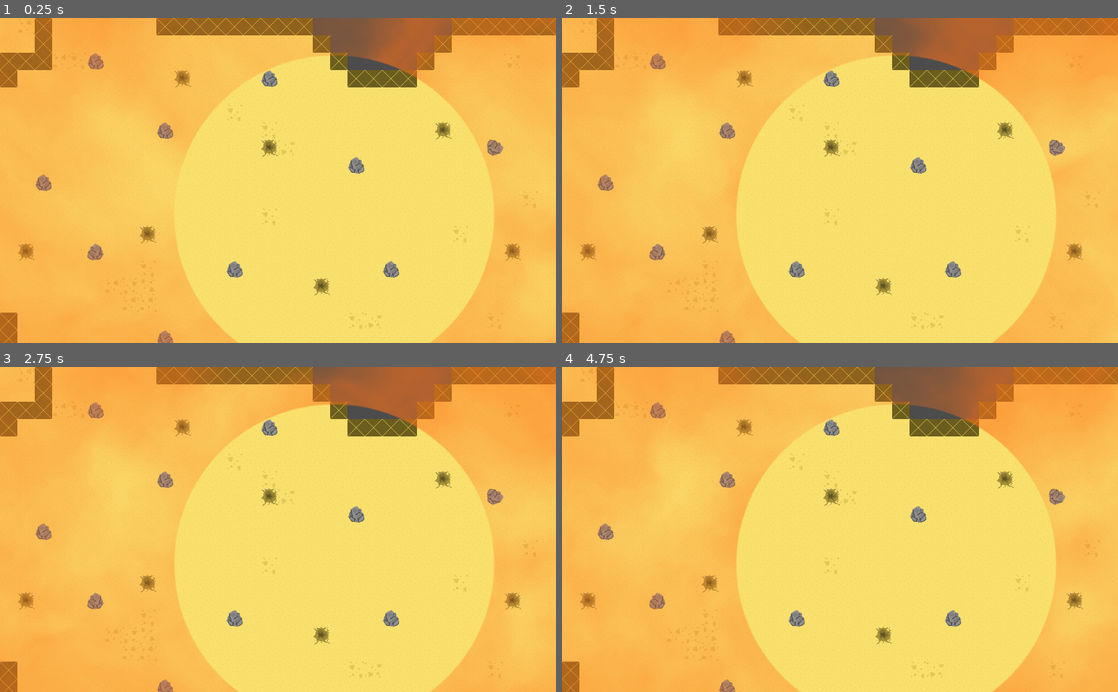
Above: before the commit, frames 1-4 (two rows, left to right).
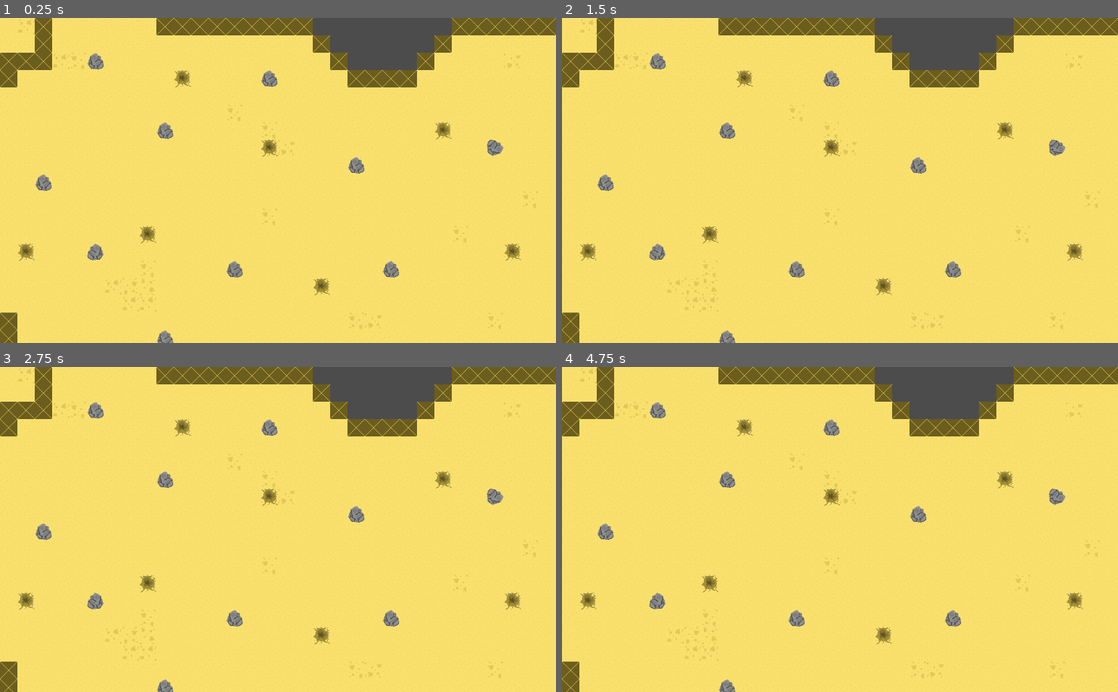
Above: after the commit, the same moments.

Repository: stranker/HellCommander
Game: Godot game, scene res://Scenes/GameScene.tscn
The game is run twice, just before and just after one commit, with the same random seed, the same clock (stepped at 60 frames per second) and the same inputs. This scene is started directly instead of the project's main scene.
Inputs (mouse positions are in pixels of both pictures, inside the frame that each line leads up to):
- Up to frame 1 (0.25 s): no input
- Up to frame 2 (1.5 s): tap Enter at 0.5 s; move the mouse to (962, 164) at 0.52 s; tap Z at 0.6 s; click (962, 164) at 0.67 s; drag from (728, 196) to (650, 138) at 1.27 s
- Up to frame 3 (2.75 s): move the mouse to (333, 458) at 2.02 s; tap Z at 2.1 s; click (333, 458) at 2.17 s
- Up to frame 4 (4.75 s): drag from (812, 594) to (673, 480) at 2.77 s; move the mouse to (1006, 578) at 3.52 s; tap Z at 3.6 s; click (1006, 578) at 3.67 s; drag from (673, 480) to (895, 562) at 4.27 s

The runs differ from the first frame. In frame 1, 49% of the frame differs, in the area x 0-100%, y 0-100%; in frame 2, 51%; in frame 3, 51%; in frame 4, 52%.

Commit message:
Add pop up damage on hit

Diff:
--- a/Object/AreaCircle.tscn
+++ b/Object/AreaCircle.tscn
@@ -76,14 +76,15 @@
 shader_param/mask_texture = ExtResource( 2 )
 
 [sub_resource type="CircleShape2D" id=4]
-radius = 500.0
+radius = 1000.0
 
 [node name="AreaCircle" type="Area2D"]
 script = SubResource( 1 )
+circle_radius = 1000.0
 
 [node name="OuterCircle" type="Sprite" parent="."]
 material = SubResource( 3 )
-scale = Vector2( 2, 2 )
+scale = Vector2( 4, 4 )
 texture = ExtResource( 2 )
 
 [node name="CollisionShape2D" type="CollisionShape2D" parent="."]
--- /dev/null
+++ b/Object/Effect/PopUpDamage.tscn
@@ -0,0 +1,72 @@
+[gd_scene load_steps=3 format=2]
+
+[sub_resource type="GDScript" id=2]
+script/source = "extends Position2D
+
+func set_damage(val):
+	$Text.text = str(val)
+	pass"
+
+[sub_resource type="Animation" id=1]
+resource_name = "Appear"
+length = 1.1
+tracks/0/type = "value"
+tracks/0/path = NodePath("Text:rect_position")
+tracks/0/interp = 1
+tracks/0/loop_wrap = true
+tracks/0/imported = false
+tracks/0/enabled = true
+tracks/0/keys = {
+"times": PoolRealArray( 0, 0.2, 1 ),
+"transitions": PoolRealArray( 1, 1, 1 ),
+"update": 0,
+"values": [ Vector2( -15, -10 ), Vector2( -15, -29.632 ), Vector2( -15, 9.816 ) ]
+}
+tracks/1/type = "value"
+tracks/1/path = NodePath("Text:self_modulate")
+tracks/1/interp = 1
+tracks/1/loop_wrap = true
+tracks/1/imported = false
+tracks/1/enabled = true
+tracks/1/keys = {
+"times": PoolRealArray( 0, 0.5, 1 ),
+"transitions": PoolRealArray( 1, 1, 1 ),
+"update": 0,
+"values": [ Color( 1, 1, 1, 1 ), Color( 1, 1, 1, 1 ), Color( 1, 1, 1, 0 ) ]
+}
+tracks/2/type = "method"
+tracks/2/path = NodePath(".")
+tracks/2/interp = 1
+tracks/2/loop_wrap = true
+tracks/2/imported = false
+tracks/2/enabled = true
+tracks/2/keys = {
+"times": PoolRealArray( 1.1 ),
+"transitions": PoolRealArray( 1 ),
+"values": [ {
+"args": [  ],
+"method": "queue_free"
+} ]
+}
+
+[node name="PopUpDamage" type="Position2D"]
+script = SubResource( 2 )
+
+[node name="Text" type="Label" parent="."]
+self_modulate = Color( 1, 1, 1, 0 )
+anchor_right = 1.0
+anchor_bottom = 1.0
+margin_left = -15.0
+margin_top = 9.816
+margin_right = 17.0
+margin_bottom = 29.816
+rect_pivot_offset = Vector2( 15.266, 9.46461 )
+custom_colors/font_color_shadow = Color( 0, 0, 0, 1 )
+custom_constants/shadow_as_outline = 1
+text = "999"
+align = 1
+valign = 1
+
+[node name="AnimationPlayer" type="AnimationPlayer" parent="."]
+autoplay = "Appear"
+anims/Appear = SubResource( 1 )
--- a/Object/PlayerTank.tscn
+++ b/Object/PlayerTank.tscn
@@ -1,13 +1,14 @@
-[gd_scene load_steps=53 format=2]
+[gd_scene load_steps=54 format=2]
 
 [ext_resource path="res://Object/Proyectile.tscn" type="PackedScene" id=1]
-[ext_resource path="res://Sprites/Heal.png" type="Texture" id=2]
-[ext_resource path="res://Sprites/Particle.png" type="Texture" id=3]
-[ext_resource path="res://Sprites/PlayerTank.png" type="Texture" id=4]
-[ext_resource path="res://Sprites/TankTurret.png" type="Texture" id=5]
-[ext_resource path="res://UI/Display.tscn" type="PackedScene" id=6]
-[ext_resource path="res://Object/CameraShake.tscn" type="PackedScene" id=7]
-[ext_resource path="res://Sprites/Explosion.png" type="Texture" id=8]
+[ext_resource path="res://Object/Effect/PopUpDamage.tscn" type="PackedScene" id=2]
+[ext_resource path="res://Sprites/Heal.png" type="Texture" id=3]
+[ext_resource path="res://Sprites/Particle.png" type="Texture" id=4]
+[ext_resource path="res://Sprites/PlayerTank.png" type="Texture" id=5]
+[ext_resource path="res://Sprites/TankTurret.png" type="Texture" id=6]
+[ext_resource path="res://UI/Display.tscn" type="PackedScene" id=7]
+[ext_resource path="res://Object/CameraShake.tscn" type="PackedScene" id=8]
+[ext_resource path="res://Sprites/Explosion.png" type="Texture" id=9]
 
 [sub_resource type="GDScript" id=1]
 resource_name = "PlayerTank.gd"
@@ -21,6 +22,7 @@
 export var tankDamage = 1
 export var rotationSpeed = 1.5
 export (PackedScene) var proyectile
+export (PackedScene) var popup_damage
 var velocity = Vector2()
 puppet var slave_position = Vector2()
 puppet var slave_rotation = 0
@@ -118,6 +120,7 @@
 	else:
 		health -= val
 		$Anim.play(\"ReceiveDamage\")
+	create_pop_damage(val)
 	$Camera.shake(0.5,0.5)
 	update_display()
 	$Display.enable_damage_indicator(enemy)
@@ -229,7 +232,14 @@
 	tankDamage /= 2
 	$DoubleDamageTimer.stop()
 	$Effects/DoubleDamage.emitting = false
-	pass # replace with function body"
+	pass # replace with function body
+
+func create_pop_damage(enemy_damage):
+	var p = popup_damage.instance()
+	get_tree().root.call_deferred('add_child',p)
+	p.position = position
+	p.set_damage(enemy_damage)
+	pass"
 
 [sub_resource type="Gradient" id=2]
 offsets = PoolRealArray( 0, 0.604651, 1 )
@@ -691,6 +701,7 @@
 ]]
 script = SubResource( 1 )
 proyectile = ExtResource( 1 )
+popup_damage = ExtResource( 2 )
 
 [node name="Effects" type="Node2D" parent="."]
 editor/display_folded = true
@@ -824,11 +835,10 @@
 
 [node name="Explosion" type="Sprite" parent="."]
 visible = false
-texture = ExtResource( 8 )
+texture = ExtResource( 9 )
 hframes = 7
 
 [node name="PlayerUI" type="CanvasLayer" parent="."]
-editor/display_folded = true
 
 [node name="Spectator" type="Label" parent="PlayerUI"]
 anchor_left = 0.5
@@ -846,6 +856,7 @@
 one_shot = true
 
 [node name="Detector" type="Area2D" parent="."]
+editor/display_folded = true
 position = Vector2( -0.0897446, 0.0897484 )
 script = SubResource( 43 )
 
--- a/Object/Proyectile.tscn
+++ b/Object/Proyectile.tscn
@@ -134,6 +134,7 @@
 spread = 30.0
 gravity = Vector3( 0, 0, 0 )
 initial_velocity = 2.0
+angular_velocity = 1.0
 orbit_velocity = 0.0
 orbit_velocity_random = 0.0
 scale = 3.0
@@ -215,6 +216,7 @@
 flatness = 1.0
 gravity = Vector3( 0, 0, 0 )
 initial_velocity_random = 0.2
+angular_velocity = -2.90126e+038
 orbit_velocity = 0.0
 orbit_velocity_random = 0.0
 tangential_accel_random = 0.5
--- a/Scenes/GameScene.tscn
+++ b/Scenes/GameScene.tscn
@@ -1,8 +1,24 @@
-[gd_scene load_steps=6 format=2]
+[gd_scene load_steps=7 format=2]
 
 [ext_resource path="res://Tileset/TileSahara.tres" type="TileSet" id=1]
 [ext_resource path="res://Object/ItemAreaSpawner.tscn" type="PackedScene" id=2]
 [ext_resource path="res://Object/AreaCircle.tscn" type="PackedScene" id=3]
+
+[sub_resource type="GDScript" id=3]
+script/source = "extends CanvasLayer
+
+# Declare member variables here. Examples:
+# var a = 2
+# var b = \"text\"
+
+# Called when the node enters the scene tree for the first time.
+func _ready():
+	pass # Replace with function body.
+
+# Called every frame. 'delta' is the elapsed time since the previous frame.
+#func _process(delta):
+#	pass
+"
 
 [sub_resource type="Environment" id=1]
 
@@ -19,13 +35,22 @@
 
 [node name="GameScene" type="Node"]
 
-[node name="UI" type="CanvasLayer" parent="."]
-
 [node name="DustMap" type="TileMap" parent="."]
 tile_set = ExtResource( 1 )
 cell_size = Vector2( 32, 32 )
 format = 1
 tile_data = PoolIntArray( -131075, -1610612734, 0, -131074, -1073741822, 0, -131073, -1073741822, 0, -196608, -10737418 …(12261 unchanged characters)…
+
+[node name="UI" type="CanvasLayer" parent="."]
+script = SubResource( 3 )
+
+[node name="TextureRect" type="TextureRect" parent="UI"]
+anchor_left = 1.0
+anchor_right = 1.0
+margin_left = -128.0
+margin_bottom = 128.0
+expand = true
+stretch_mode = 7
 
 [node name="SpawnPoints" type="Node" parent="."]
 editor/display_folded = true
@@ -59,4 +84,4 @@
 max_time = 4
 
 [node name="AreaCircle" parent="." instance=ExtResource( 3 )]
-position = Vector2( 617.327, 362.973 )
+position = Vector2( 526.444, 410.687 )
--- a/UI/Display.tscn
+++ b/UI/Display.tscn
@@ -123,7 +123,6 @@
 }
 
 [node name="Display" type="Node2D"]
-editor/display_folded = true
 script = SubResource( 1 )
 
 [node name="HealthBarTween" type="TextureProgress" parent="."]
Not shown: 4 places in Object/PlayerTank.tscn that only renumber resources
